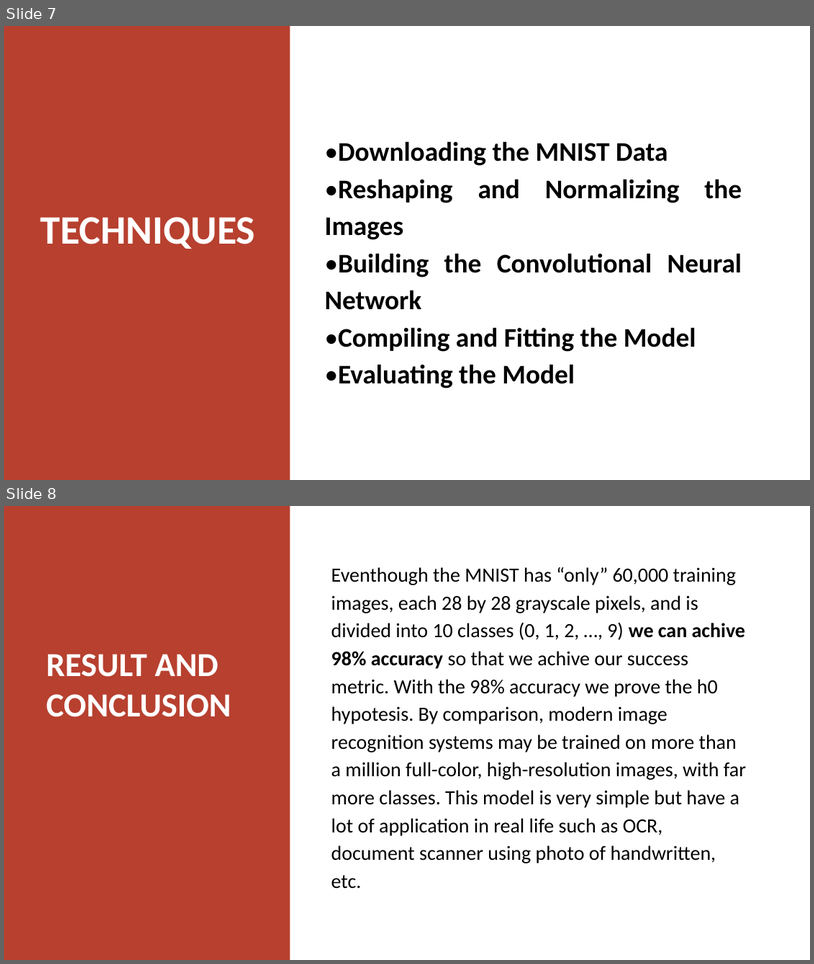
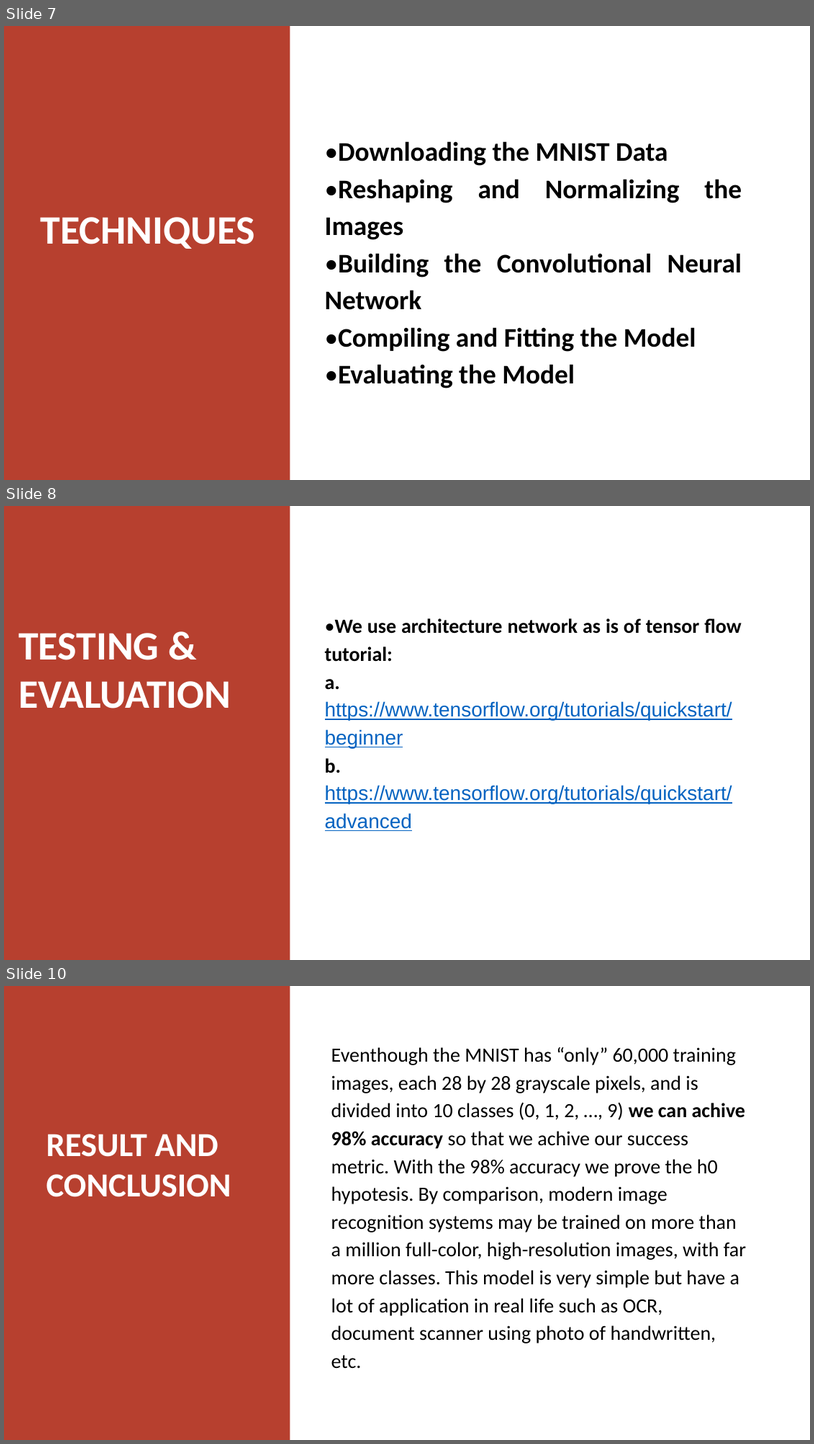
Before and after one commit to af-lazuardi/bangkit-assignment5, a slide deck: BANGKIT-ASSIGNMENT5.pptx. Shown one above the other, each under a label of ours: slides 7 and 8 before the commit, slides 7, 8 and 10 after it; the slides between them are not shown. The pictures are 814x964 and 814x1444 pixels, drawn with LibreOffice and Linux fonts; fonts in the diff are those of the drawing. Boxes give left, top, right and bottom in pixels: in the first picture for what was removed or moved away, otherwise in the second. Text is boxed around its words. In the diff, an @@ line names an element or a change of style, - is before the commit and + after.

Commit message:
add testing & evaluation in ppt

```diff
--- a/BANGKIT-ASSIGNMENT5.pptx
+++ b/BANGKIT-ASSIGNMENT5.pptx
@@ slide 8 added at (x1=4, y1=506, x2=810, y2=960), background #FFFFFF @@
@@ rectangle added at (x1=4, y1=506, x2=291, y2=959), fill #B7402F @@
@@ text added at (x1=18, y1=633, x2=232, y2=708), 36 pt, text #FFFFFF, bold @@
+TESTING & EVALUATION
@@ text added at (x1=325, y1=618, x2=741, y2=831), 18 pt, text #0563C1, underline @@
+•We use architecture network as is of tensor flow tutorial:
+a. https://www.tensorflow.org/tutorials/quickstart/beginner
+b. https://www.tensorflow.org/tutorials/quickstart/advanced
@@ what was slide 8 is now slide 10 @@
```
Also in this commit, not shown: 1 other slide added.
